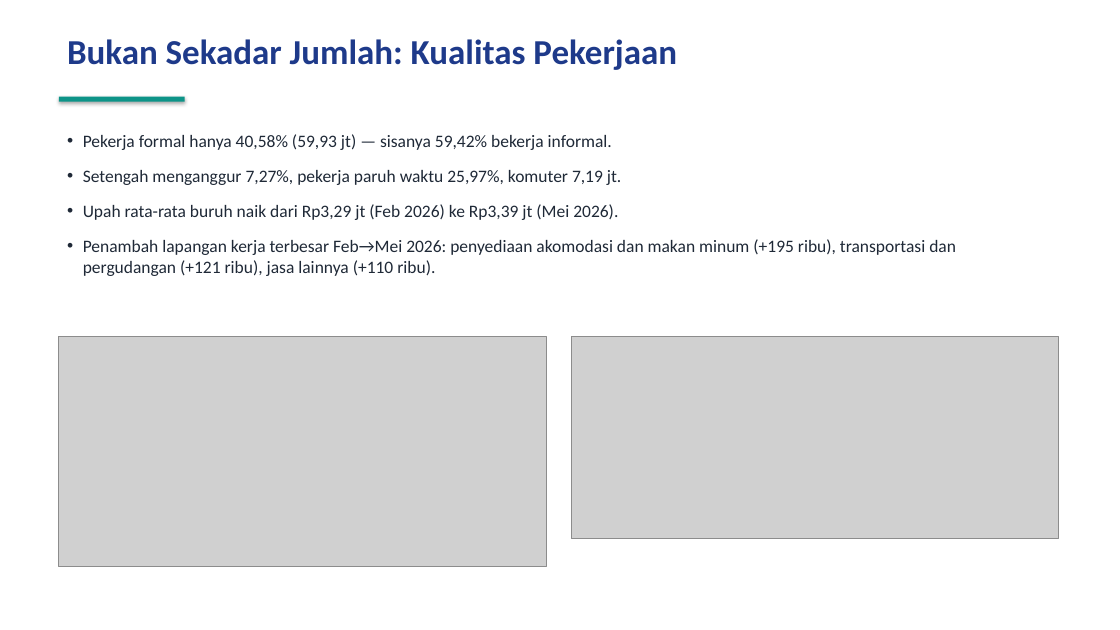
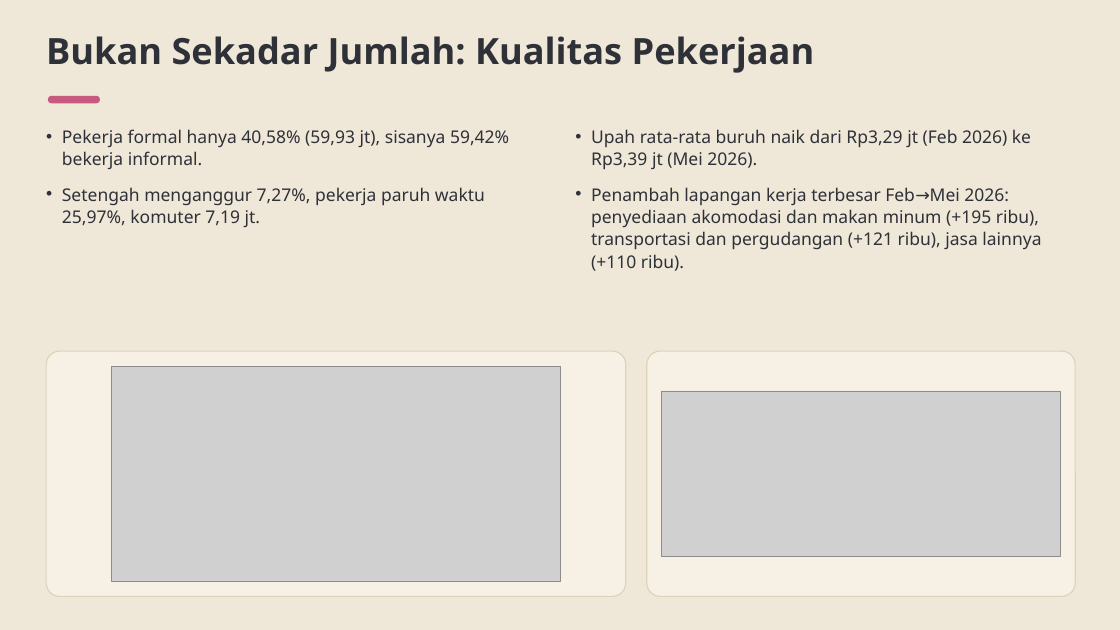
Before and after one commit to baghizash/pengangguran-indonesia-2026, a slide deck: slide 9 of Portofolio-Analisis-Pengangguran-2026.pptx. Drawn at 1120x630 pixels with LibreOffice and Linux fonts; fonts in the diff are those of the drawing; grey boxes stand for pictures. Boxes give left, top, right and bottom in pixels: in the first picture for what was removed or moved away, otherwise in the second. Text is boxed around its words. In the diff, an @@ line names an element or a change of style, - is before the commit and + after.

```diff
--- a/Portofolio-Analisis-Pengangguran-2026.pptx
+++ b/Portofolio-Analisis-Pengangguran-2026.pptx
@@ background #FFFFFF to #EFE7D8 @@
@@ text "Bukan Sekadar Jumlah: Kualitas Pekerjaan": place and size @@
-text "Bukan Sekadar Jumlah: Kualitas Pekerjaan" at <box>67,39,677,70</box>
+text "Bukan Sekadar Jumlah: Kualitas Pekerjaan" at <box>46,36,815,73</box>
@@ text "Bukan Sekadar Jumlah: Kualitas Pekerjaan" at <box>46,36,815,73</box>: size 30 to 31 pt, font Calibri to Noto Sans, text colour #1E3A8A to #2E3138; line spacing 1 to 1.07 @@
@@ rounded rectangle: place and size @@
-rounded rectangle at <box>59,97,185,102</box>
+rounded rectangle at <box>48,96,100,103</box>
@@ rounded rectangle at <box>48,96,100,103</box>: rectangle to rounded rectangle; fill #0D9488 to #C75B7F; shadow off @@
@@ text "Pekerja formal hanya 40,58% (59,93 ...": place and size @@
-text "Pekerja formal hanya 40,58% (59,93 ..." at <box>83,134,956,276</box>
+text "Pekerja formal hanya 40,58% (59,93 ..." at <box>62,129,509,227</box>
@@ text at <box>62,129,509,169</box>: text changed; font Calibri to Noto Sans; text colour #1F2937 to #2E3138 @@
-• Pekerja formal hanya 40,58% (59,93 jt) — sisanya 59,42% bekerja informal.
+• Pekerja formal hanya 40,58% (59,93 jt), sisanya 59,42% bekerja informal.
@@ text added at <box>591,129,1041,271</box>, 15 pt, text #2E3138 @@
+• Upah rata-rata buruh naik dari Rp3,29 jt (Feb 2026) ke Rp3,39 jt (Mei 2026).
+• Penambah lapangan kerja terbesar Feb→Mei 2026: penyediaan akomodasi dan makan minum (+195 ribu), transportasi dan pergudangan (+121 ribu), jasa lainnya (+110 ribu).
@@ text at <box>62,187,485,227</box>: font Calibri to Noto Sans, text colour #1F2937 to #2E3138 in "Setengah menganggur 7,27%, pekerja paruh waktu 25,97%, ..."; line spacing 1 to 1.07; less space between paragraphs @@
@@ text at <box>83,204,956,276</box>: paragraphs removed @@
-• Upah rata-rata buruh naik dari Rp3,29 jt (Feb 2026) ke Rp3,39 jt (Mei 2026).
-• Penambah lapangan kerja terbesar Feb→Mei 2026: penyediaan akomodasi dan makan minum (+195 ribu), transportasi dan pergudangan (+121 ribu), jasa lainnya (+110 ribu).
@@ rounded rectangle added at <box>46,351,626,597</box>, fill #F7F1E5, outline #DED2BA 1 pt @@
@@ rounded rectangle added at <box>647,351,1075,597</box>, fill #F7F1E5, outline #DED2BA 1 pt @@
@@ picture: place and size @@
-picture at <box>59,336,546,567</box>
+picture at <box>112,366,561,581</box>
@@ picture: place and size @@
-picture at <box>571,336,1059,539</box>
+picture at <box>662,391,1060,556</box>
```
Also in this commit, not shown: 9 other slides changed.
